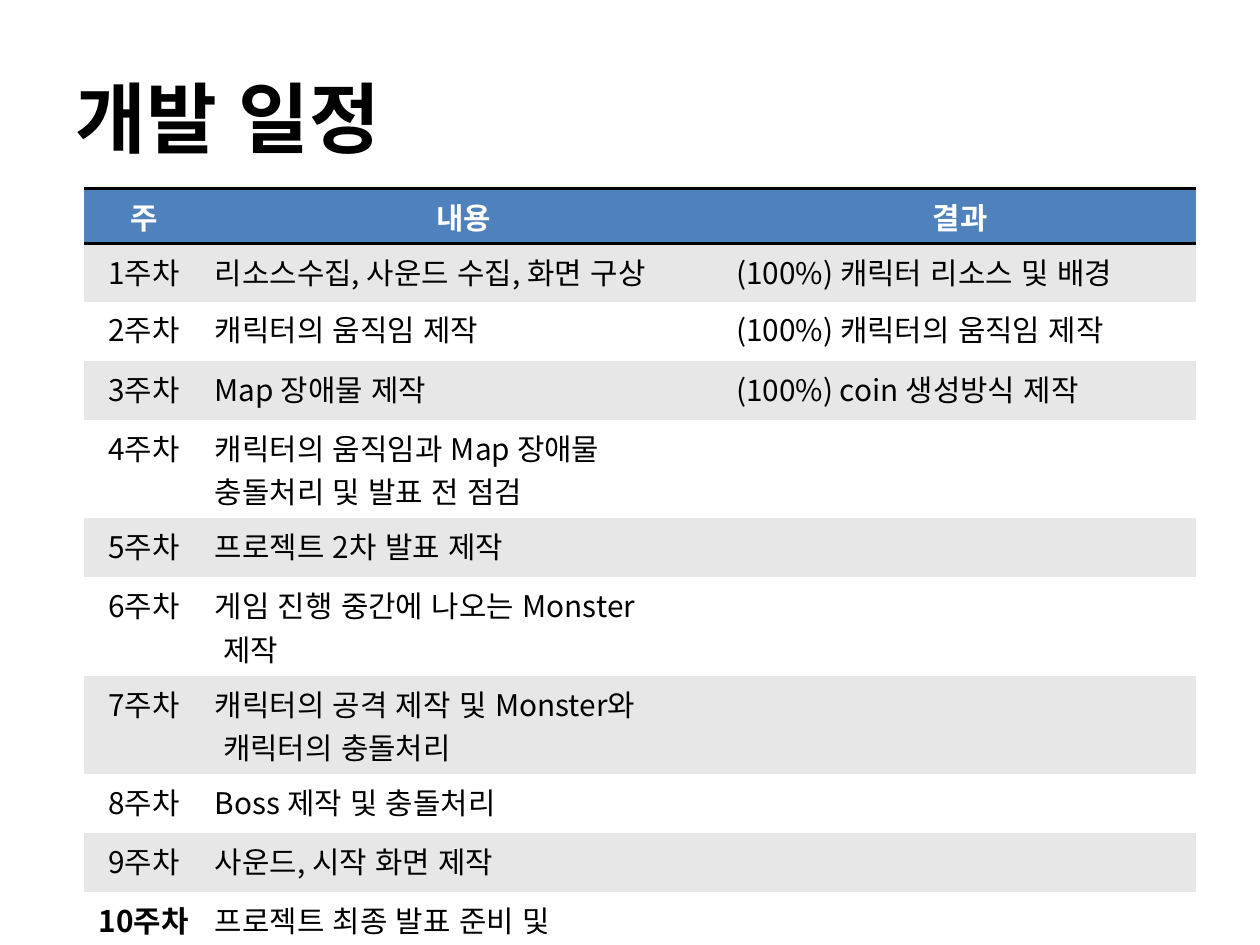
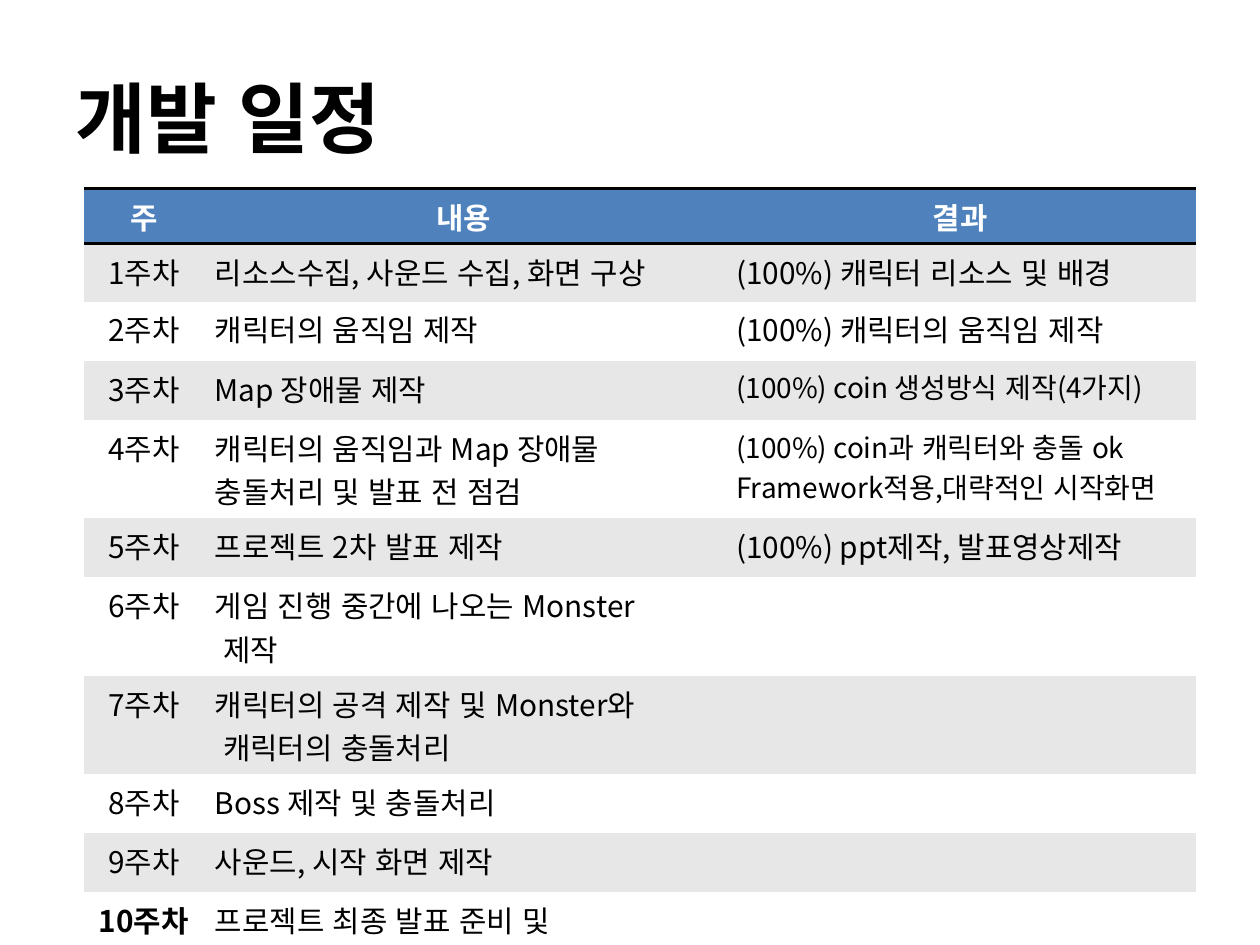
Before and after one commit to hwawonhan/2dgp, a slide deck: slide 4 of ppt/project_2.pptx. Drawn at 1260x945 pixels with LibreOffice and Linux fonts; fonts in the diff are those of the drawing; background and template pictures are left out. Boxes give left, top, right and bottom in pixels: in the first picture for what was removed or moved away, otherwise in the second. Text is boxed around its words. In the diff, an @@ line names an element or a change of style, - is before the commit and + after.

```diff
--- a/ppt/project_2.pptx
+++ b/ppt/project_2.pptx
@@ table at [84,189,1196,939] @@
-row 4, column 3: (100%) coin 생성방식 제작
+row 4, column 3: (100%) coin 생성방식 제작(4가지)
-row 5, column 3: 
+row 5, column 3: (100%) coin과 캐릭터와 충돌 ok / Framework적용,대략적인 시작화면
-row 6, column 3: 
+row 6, column 3: (100%) ppt제작, 발표영상제작
```
Also in this commit, not shown: 3 other slides changed.
